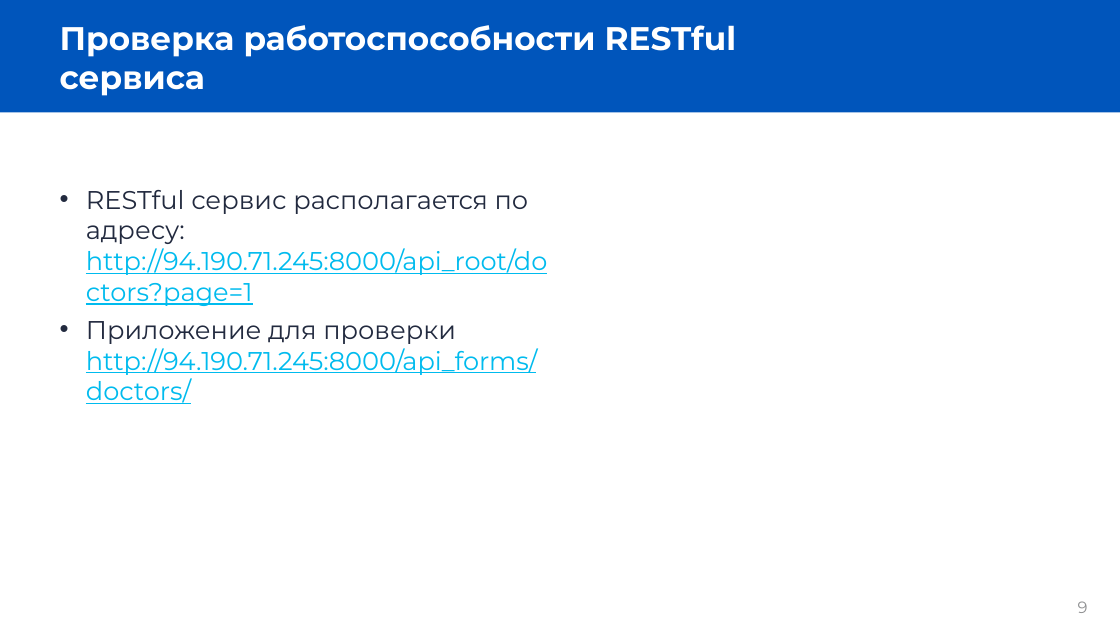
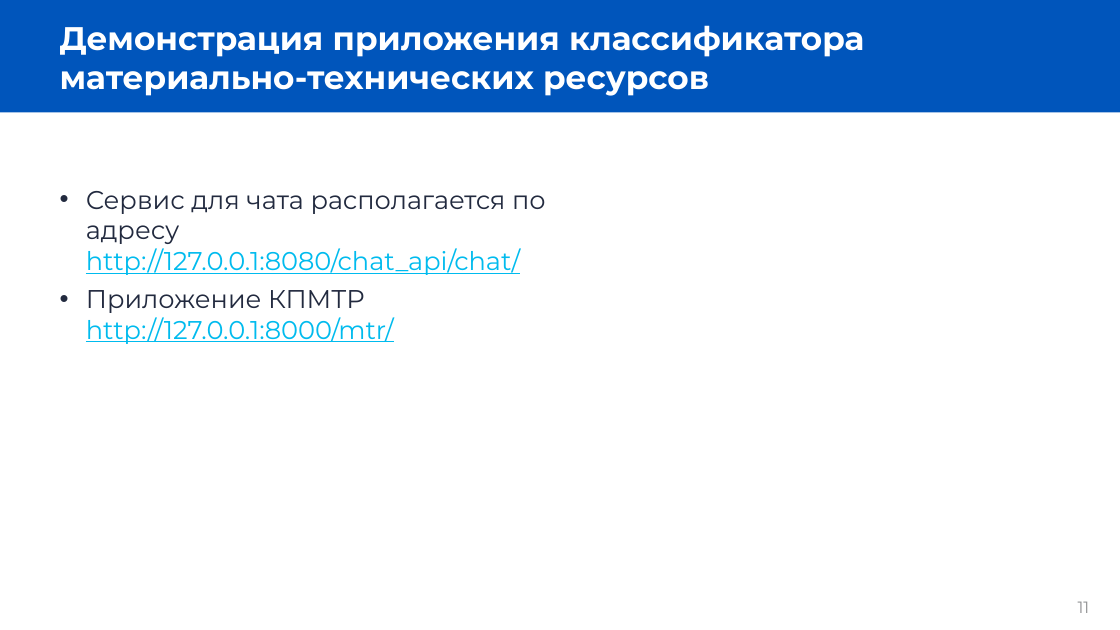
Before and after one commit to zbcoder/vkr_repo, a slide deck: slide 11 of kurs_work_presentation.pptx (slide 9 before the commit). Drawn at 1120x630 pixels with LibreOffice and Linux fonts; fonts in the diff are those of the drawing; background and template pictures are left out. Boxes give left, top, right and bottom in pixels: in the first picture for what was removed or moved away, otherwise in the second. Text is boxed around its words. In the diff, an @@ line names an element or a change of style, - is before the commit and + after.

```diff
--- a/kurs_work_presentation.pptx
+++ b/kurs_work_presentation.pptx
@@ title at (60, 25, 864, 96): text changed @@
-Проверка работоспособности RESTful сервиса
+Демонстрация приложения классификатора материально-технических ресурсов
@@ text at (86, 191, 546, 344): text changed @@
-• RESTful сервис располагается по адресу: http://94.190.71.245:8000/api_root/doctors?page=1
-• Приложение для проверки http://94.190.71.245:8000/api_forms/doctors/
+• Сервис для чата располагается по адресу http://127.0.0.1:8080/chat_api/chat/
+• Приложение КПМТР http://127.0.0.1:8000/mtr/
@@ page number at (1078, 601, 1090, 613): text changed @@
-9
+11
```
Also in this commit, not shown: 2 other slides changed, 8 slides added, 6 slides removed, 1 other file.
